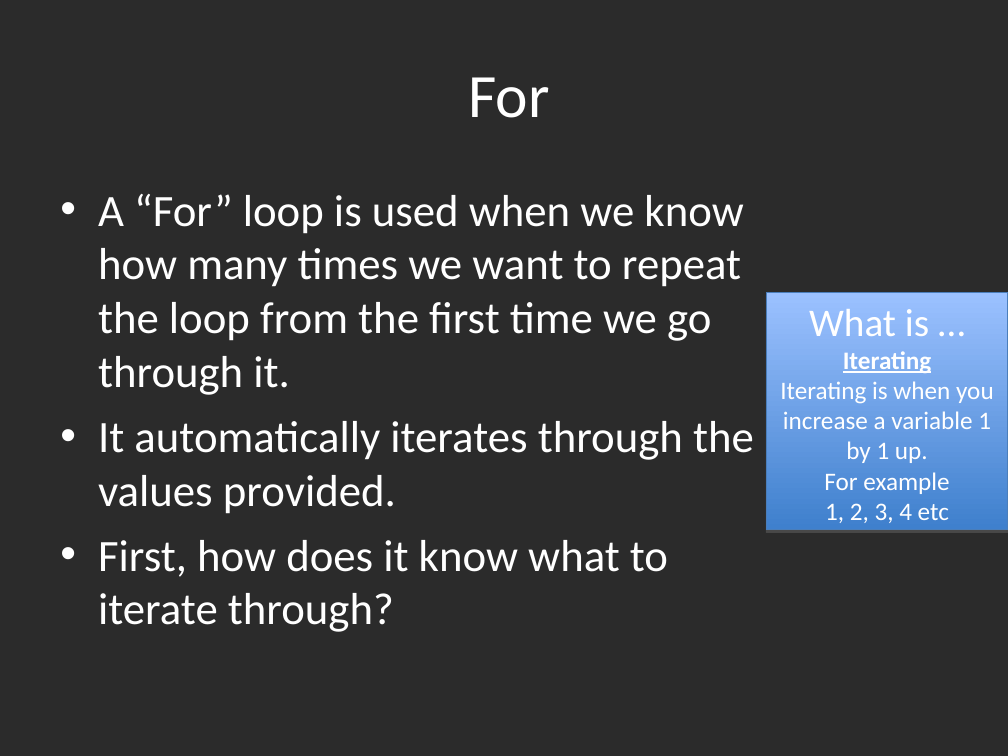
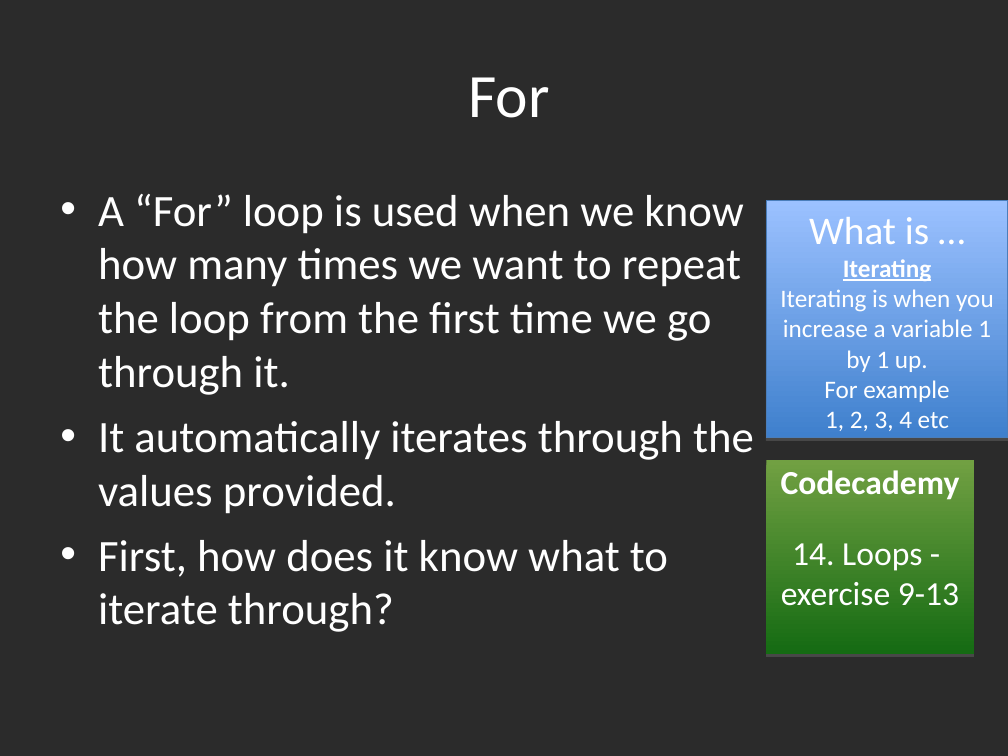
Before and after one commit to gbaman/RaspberryPi-Teaching-Materials, a slide deck: slide 28 of Powerpoints/Python 3.3.ppt (slide 25 before the commit). Drawn at 1008x756 pixels with LibreOffice and Linux fonts; fonts in the diff are those of the drawing; background and template pictures are left out; a plain dark background stands for a picture behind light text. Boxes give left, top, right and bottom in pixels: in the first picture for what was removed or moved away, otherwise in the second. Text is boxed around its words. In the diff, an @@ line names an element or a change of style, - is before the commit and + after.

Commit message:
Now includes codecademy links

```diff
--- a/Powerpoints/Python 3.3.ppt
+++ b/Powerpoints/Python 3.3.ppt
@@ rectangle "What is …": place and size @@
-rectangle "What is …" at (766,292,1008,529)
+rectangle "What is …" at (766,201,1008,437)
@@ rectangle added at (766,461,974,654), fill gradient #71A042 to #156B13, 24 pt, text #FFFFFF @@
+Codecademy
+14. Loops - exercise 9-13
```
Also in this commit, not shown: 16 other slides changed, 4 slides added, 1 slide removed.
